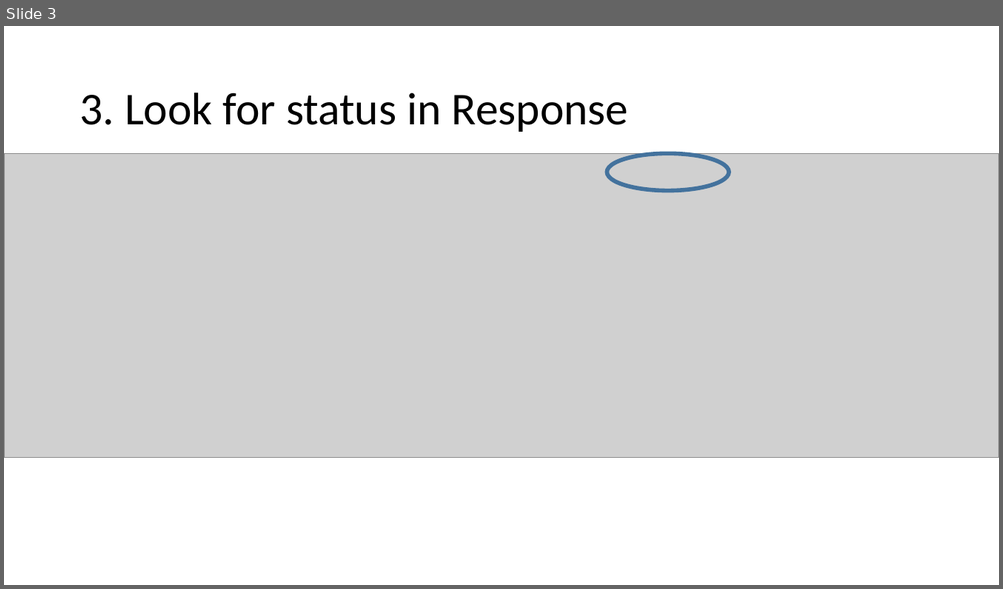
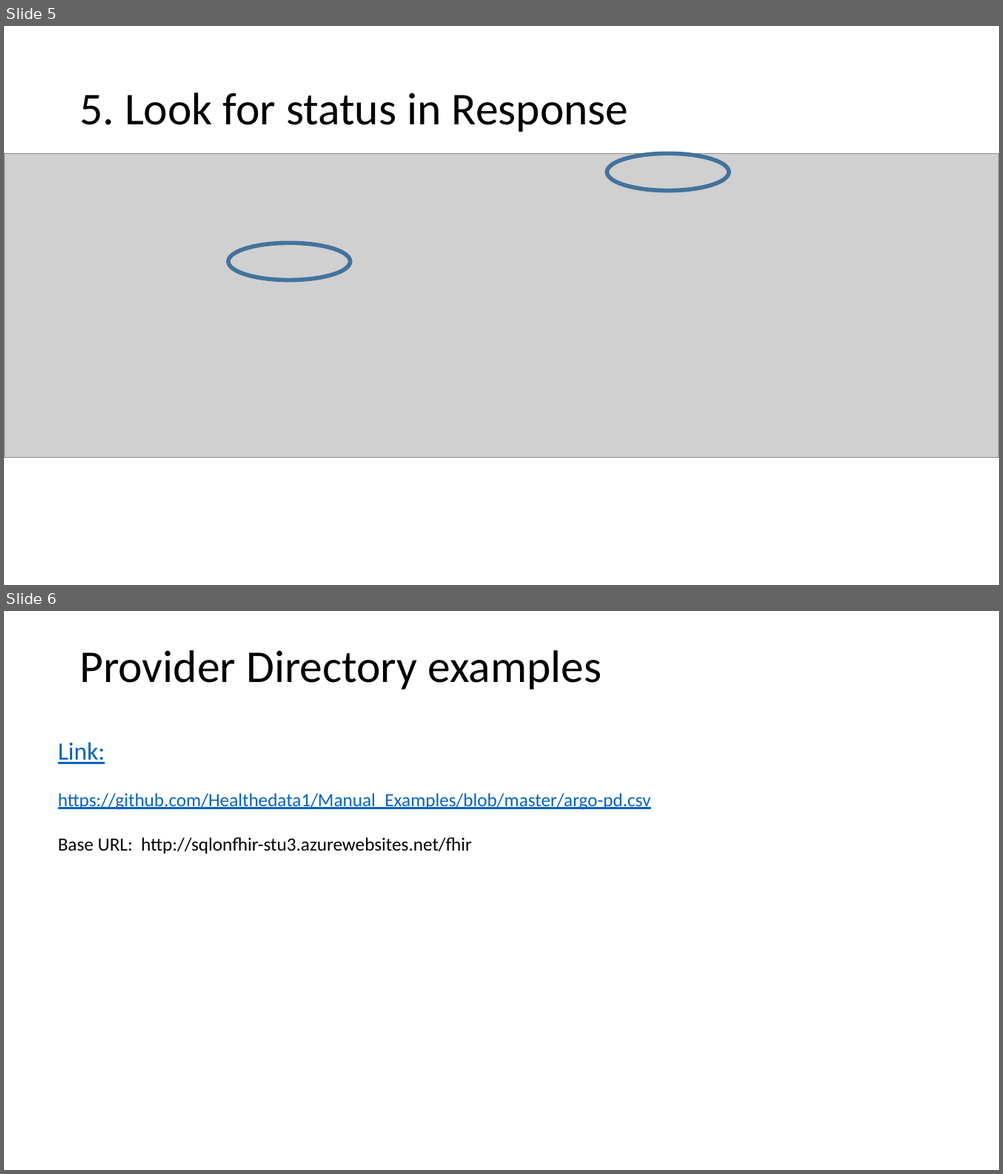
Before and after one commit to Healthedata1/Manual_Examples, a slide deck: Manual POST to Server.pptx. Shown one above the other, each under a label of ours: slide 3 before the commit, slides 5 and 6 after it. The pictures are 1003x589 and 1003x1174 pixels, drawn with LibreOffice and Linux fonts; fonts in the diff are those of the drawing; grey boxes stand for pictures. Boxes give left, top, right and bottom in pixels: in the first picture for what was removed or moved away, otherwise in the second. Text is boxed around its words. In the diff, an @@ line names an element or a change of style, - is before the commit and + after.

```diff
--- a/Manual POST to Server.pptx
+++ b/Manual POST to Server.pptx
@@ slide 6 added at [4, 611, 999, 1170], background #FFFFFF @@
@@ title added at [79, 650, 601, 689], 44 pt, text #000000 @@
+Provider Directory examples
@@ text added at [58, 742, 651, 854], 18 pt, text #0563C1, underline @@
+Link:
+https://github.com/Healthedata1/Manual_Examples/blob/master/argo-pd.csv
+Base URL: http://sqlonfhir-stu3.azurewebsites.net/fhir
@@ what was slide 3 is now slide 5 @@
@@ slide 5 changed as well @@
@@ title at [79, 93, 629, 132]: text changed @@
-3. Look for status in Response
+5. Look for status in Response
@@ ellipse added at [227, 243, 350, 281], outline #43739E 4 pt @@
```
Also in this commit, not shown: 2 other slides changed, 6 other slides added.
